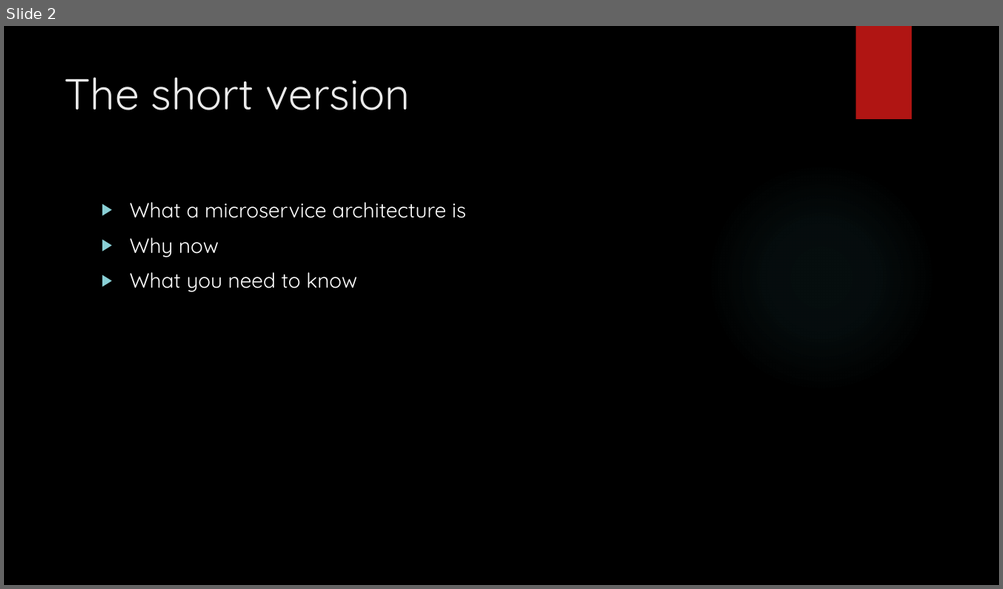
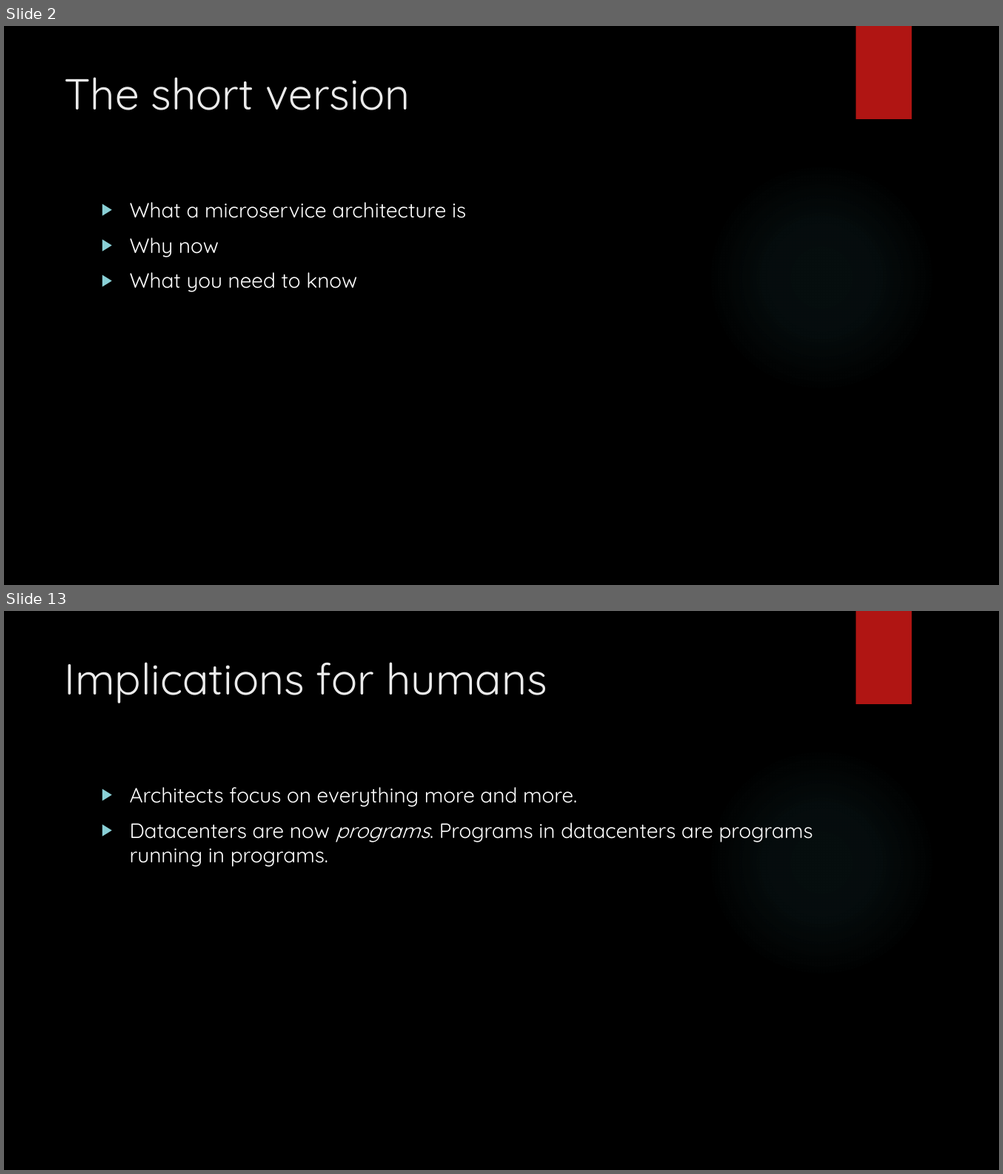
Before and after one commit to arif-aigonix/leap2015, a slide deck: Microservices Overview.pptx. Shown one above the other, each under a label of ours: slide 2 before the commit, slides 2 and 13 after it; the slides between them are not shown. The pictures are 1003x589 and 1003x1174 pixels, drawn with LibreOffice and Linux fonts; fonts in the diff are those of the drawing; background and template pictures are left out. Boxes give left, top, right and bottom in pixels: in the first picture for what was removed or moved away, otherwise in the second. Text is boxed around its words. In the diff, an @@ line names an element or a change of style, - is before the commit and + after.

```diff
--- a/Microservices Overview.pptx
+++ b/Microservices Overview.pptx
@@ slide 13 added at (4,611,999,1170), background picture (left out); not listed: 2 template elements that a slide beside it also shows @@
@@ title added at (64,662,546,703), 42 pt, text #EBEBEB @@
+Implications for humans
@@ text added at (130,787,813,867), 20 pt, text #FFFFFF @@
+▶ Architects focus on everything more and more.
+▶ Datacenters are now programs. Programs in datacenters are programs running in programs.
```
Also in this commit, not shown: 1 slide changed, 16 other slides added.
